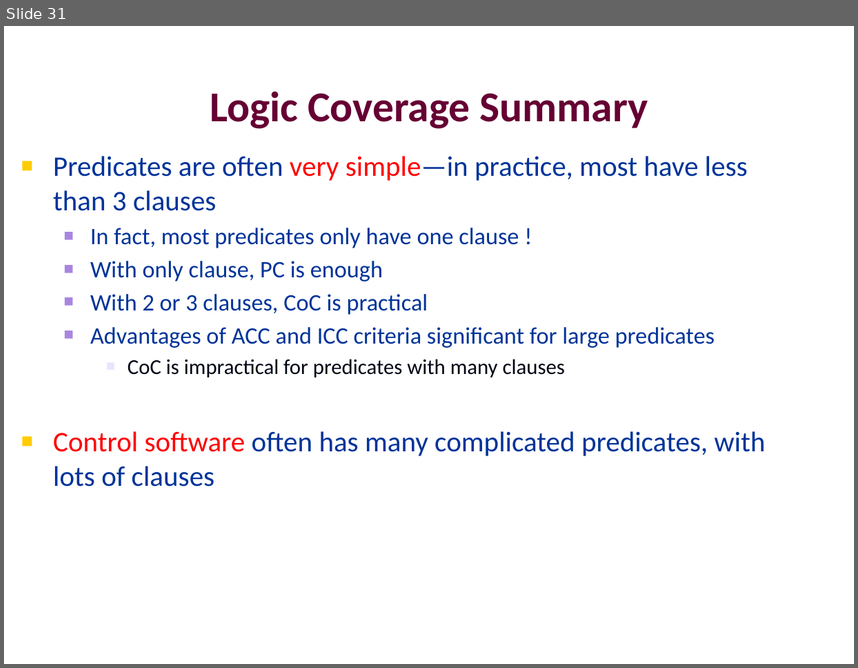
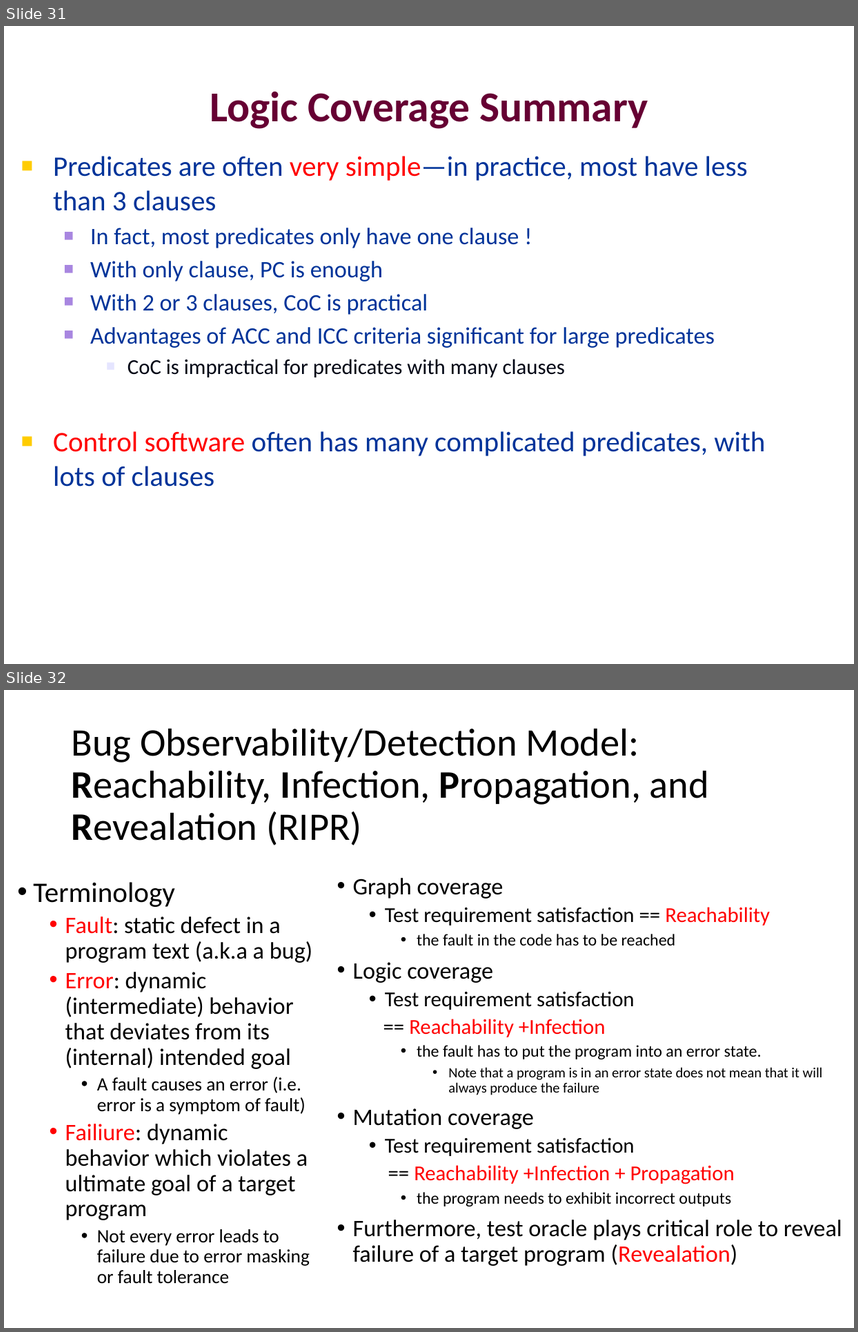
Before and after one commit to swtv-kaist/cs458-spring23, a slide deck: 2-coverage/lec9-Logic-covearge-v3.pptx. Shown one above the other, each under a label of ours: slide 31 before the commit, slides 31 and 32 after it. The pictures are 858x668 and 858x1332 pixels, drawn with LibreOffice and Linux fonts; fonts in the diff are those of the drawing; background and template pictures are left out. Boxes give left, top, right and bottom in pixels: in the first picture for what was removed or moved away, otherwise in the second. Text is boxed around its words. In the diff, an @@ line names an element or a change of style, - is before the commit and + after.

```diff
--- a/2-coverage/lec9-Logic-covearge-v3.pptx
+++ b/2-coverage/lec9-Logic-covearge-v3.pptx
@@ slide 32 added at [4,690,854,1328], background #FFFFFF @@
@@ title added at [72,728,709,845], 33 pt, text #000000 @@
+Bug Observability/Detection Model:
+Reachability, Infection, Propagation, and Revealation (RIPR)
@@ text added at [33,882,312,1283], 20 pt, text #000000 @@
+• Terminology
+  • Fault: static defect in a program text (a.k.a a bug)
+  • Error: dynamic (intermediate) behavior that deviates from its (internal) intended goal
+    • A fault causes an error (i.e. error is a symptom of fault)
+  • Failiure: dynamic behavior which violates a ultimate goal of a target program
+    • Not every error leads to failure due to error masking or fault tolerance
@@ text added at [353,878,842,1265], 18 pt, text #000000 @@
+• Graph coverage
+  • Test requirement satisfaction == Reachability
+    • the fault in the code has to be reached
+• Logic coverage
+  • Test requirement satisfaction
+  == Reachability +Infection
+    • the fault has to put the program into an error state.
+      • Note that a program is in an error state does not mean that it will always produce the failure
+• Mutation coverage
+  • Test requirement satisfaction
+  == Reachability +Infection + Propagation
+    • the program needs to exhibit incorrect outputs
+• Furthermore, test oracle plays critical role to reveal failure of a target program (Revealation)
```
Also in this commit, not shown: 1 slide changed, 1 other slide added, 4 other files.
